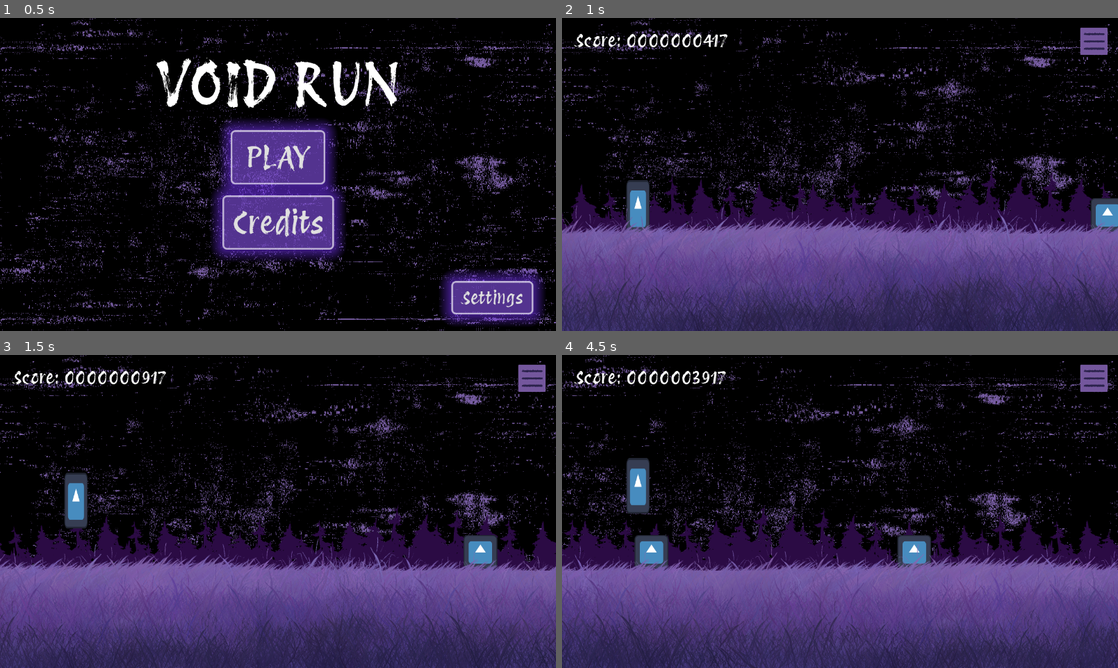
Above: before the commit, frames 1-4 (two rows, left to right).
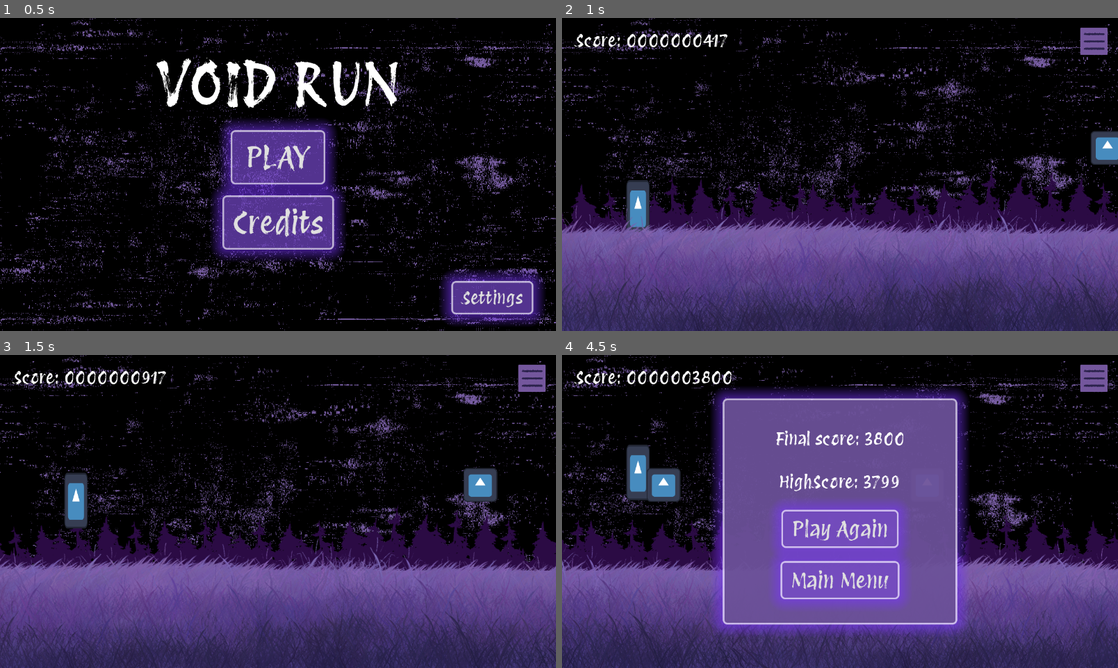
Above: after the commit, the same moments.

Repository: KeyraWebb/mobile-game-small-2025
Game: Godot game, scene res://Scenes/main_menu.tscn
The game is run twice, just before and just after one commit, with the same random seed, the same clock (stepped at 60 frames per second) and the same inputs. The engine's default icon, where the game draws it, is replaced by a stand-in: a white triangle on a blue panel in a dark square.
Inputs (mouse positions are in pixels of both pictures, inside the frame that each line leads up to):
- Up to frame 1 (0.5 s): no input
- Up to frame 2 (1 s): click "PLAY" at 0.5 s
- Up to frame 3 (1.5 s): move the mouse to (400, 495) at 1.27 s; press the mouse at (400, 495) at 1.28 s; hold W (Up) from 1.28 s (still down)
- Up to frame 4 (4.5 s): move the mouse to (728, 527) at 2.02 s; release the mouse at (728, 527) at 2.03 s; click (728, 527) at 2.1 s; move the mouse to (895, 442) at 2.77 s; release W (Up) at 2.78 s; press the mouse at (895, 442) at 2.78 s; hold S (Down) 2.78-3.53 s; move the mouse to (812, 574) at 3.52 s; release the mouse at (812, 574) at 3.53 s; hold W (Up) from 3.53 s (still down); click (812, 574) at 3.6 s; move the mouse to (1006, 558) at 4.27 s; press the mouse at (1006, 558) at 4.28 s

Frame 1 is identical in both runs. In frame 2, 1.0% of the frame differs, in the area x 95-100%, y 36-69%; in frame 3, 1.2%; in frame 4, 41%, in the area x 0-100%, y 0-100%.

Commit message:
refactor(game): adjusted spawning to scale with the game speeding up

Diff:
--- a/infinite-runner/Scenes/game.tscn
+++ b/infinite-runner/Scenes/game.tscn
@@ -108,12 +108,14 @@
 [node name="Obstacles" type="Node2D" parent="."]
 script = ExtResource("9_x4fcm")
 
-[node name="SpawnTimer" type="Timer" parent="Obstacles" groups=["Persist"]]
-wait_time = 2.0
+[node name="SpawnTimer" type="Timer" parent="Obstacles"]
+one_shot = true
 
 [node name="Obstacle spawner" type="Node2D" parent="Obstacles"]
 position = Vector2(1318, 472)
 script = ExtResource("5_gvbm6")
+frequency = 2
+initSpawn = 1
 
 [node name="Spawn bottom" type="Node2D" parent="Obstacles/Obstacle spawner"]
 position = Vector2(0, -19)
@@ -142,5 +144,5 @@
 
 [node name="Obstacle holder" type="Node2D" parent="."]
 
-[connection signal="timeout" from="Obstacles/SpawnTimer" to="Obstacles/Obstacle spawner" method="_on_timer_timeout"]
+[connection signal="timeout" from="Obstacles/SpawnTimer" to="Obstacles/Obstacle spawner" method="Spawn"]
 [connection signal="area_entered" from="Obstacles/Despawn Zone" to="Obstacles/Obstacle spawner" method="_on_despawn_zone_area_entered"]
--- a/infinite-runner/Scripts/obstacle_spawner.gd
+++ b/infinite-runner/Scripts/obstacle_spawner.gd
@@ -1,20 +1,29 @@
 extends Node2D
 
 @export var frequency : int
+@export var initSpawn = 5
+
 @onready var obstacleHolder = $"../../Obstacle holder"
 @onready var spawnTimer = $"../SpawnTimer"
+
 var spawnPoints : Array
 var timeElapsed
+var spawnCount
 
 # Called when the node enters the scene tree for the first time.
 func _ready() -> void:
 	spawnPoints = get_children()
-	_on_timer_timeout()
+	spawnCount = initSpawn
+	Spawn()
 
-func _on_timer_timeout() -> void:
+func Spawn() -> void:
 	var select = randi_range(0, spawnPoints.size() - 1)
 	spawnPoints[select].spawn(obstacleHolder)
-	spawnTimer.start(frequency)
+	if spawnCount >= 0:
+		spawnTimer.start(frequency)
+		spawnCount -= 1
+	print("spawn")
 
 func _on_despawn_zone_area_entered(area: Area2D) -> void:
 	area.queue_free()
+	Spawn()
--- a/infinite-runner/Scripts/player.gd
+++ b/infinite-runner/Scripts/player.gd
@@ -4,6 +4,7 @@
 @export var INITIAL_SPEED = 300.0
 @export var JUMP_VELOCITY = -400.0
 @export var slideLength = 0.5
+@export var speedModifier = 1
 
 @onready var jumpCollider = $"Jump Collider"
 @onready var slideCollider = $"Slide Collider"
@@ -13,6 +14,7 @@
 @onready var gameOver = $"../CanvasLayer/Game Over"
 var sliding = false
 var currentSlide = 0
+var currentSpeed
 
 func _input(event: InputEvent) -> void:
 	if Input.is_action_just_pressed("Up"):
@@ -25,6 +27,7 @@
 	camera.swipeDown.connect(_on_swipedown.bind())
 	slideCollider.disabled = true
 	jumpCollider.disabled = false
+	currentSpeed = INITIAL_SPEED
 
 func _physics_process(delta: float) -> void:
 	# Add the gravity.
@@ -38,8 +41,8 @@
 			DisableSlide()
 
 	#infinite run
-	#TODO: make speed up over time for difficulty
-	velocity.x = 1 * INITIAL_SPEED
+	velocity.x = 1 * currentSpeed
+	currentSpeed += delta * speedModifier
 
 	move_and_slide()
 
